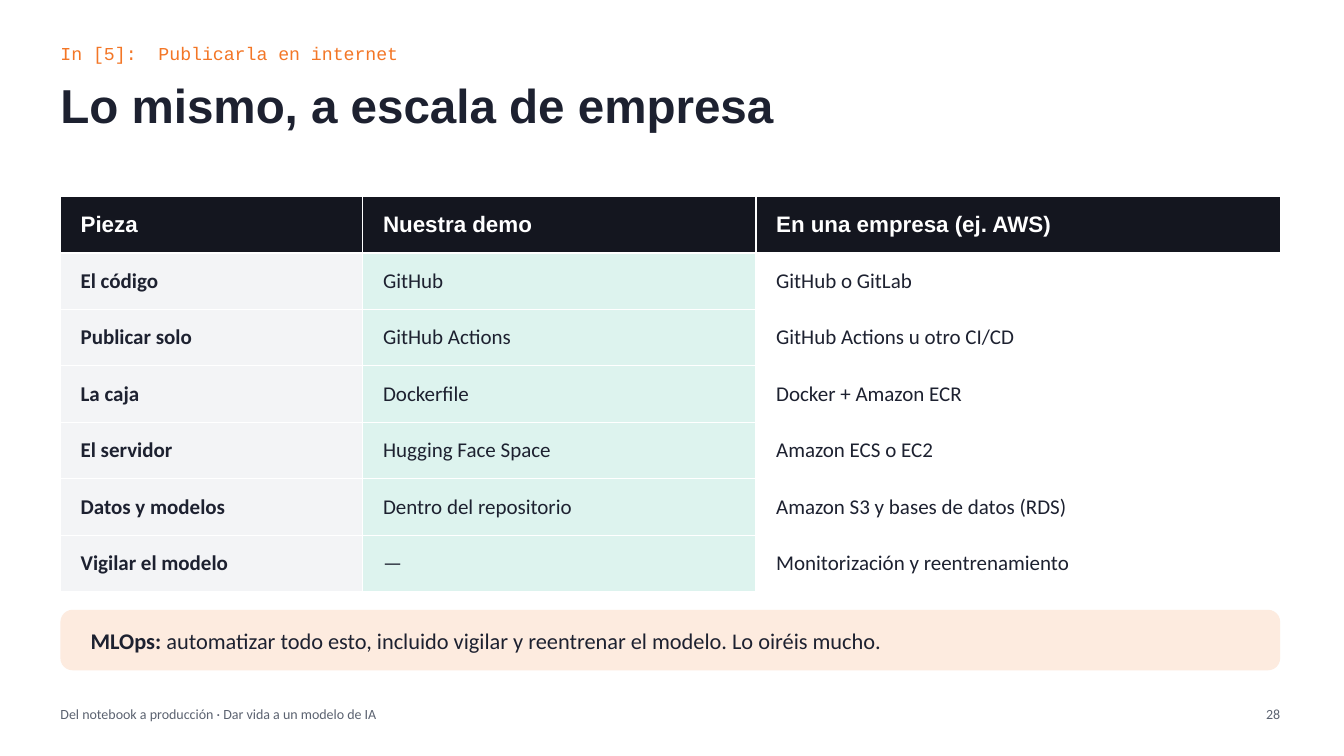
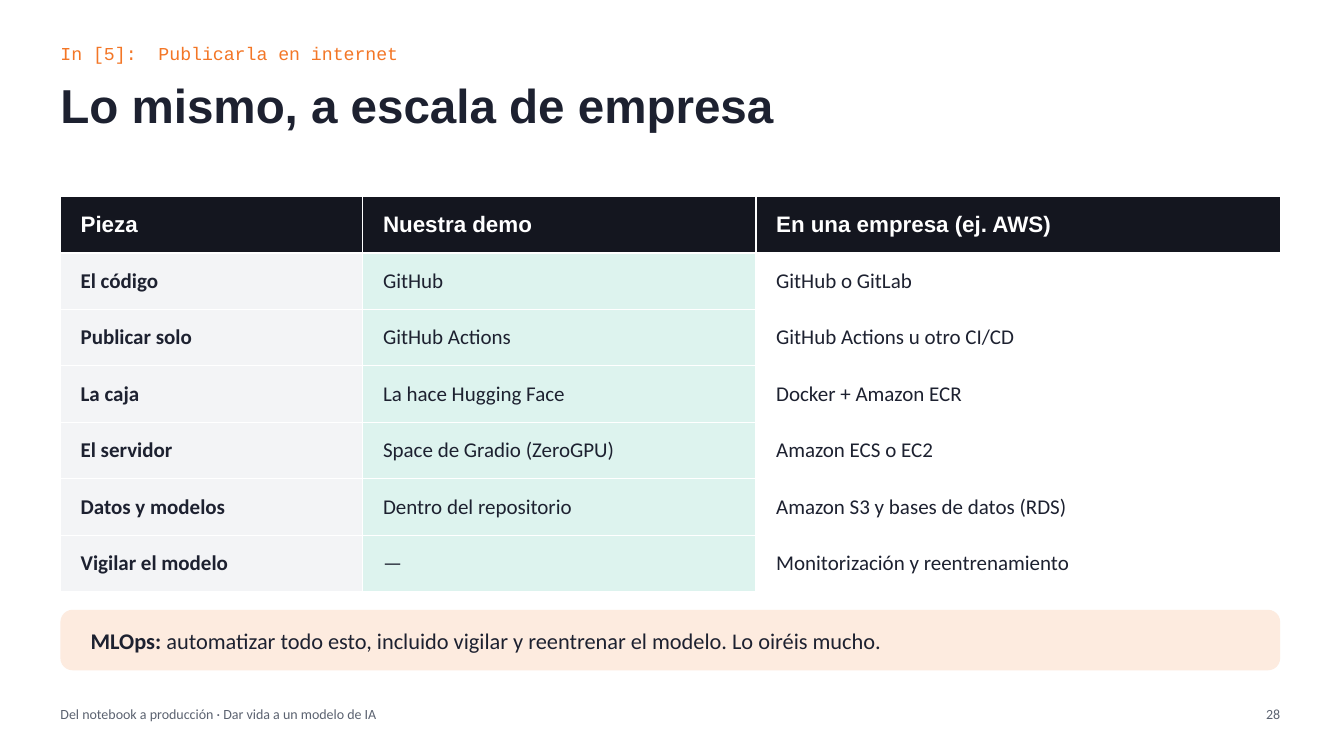
Before and after one commit to juaki0315/demo-icade, a slide deck: slide 28 of charla/Del_notebook_a_produccion.pptx. Drawn at 1344x756 pixels with LibreOffice and Linux fonts; fonts in the diff are those of the drawing. Boxes give left, top, right and bottom in pixels: in the first picture for what was removed or moved away, otherwise in the second. Text is boxed around its words. In the diff, an @@ line names an element or a change of style, - is before the commit and + after.

Commit message:
changed to gradio

```diff
--- a/charla/Del_notebook_a_produccion.pptx
+++ b/charla/Del_notebook_a_produccion.pptx
@@ table at [60, 197, 1280, 592] @@
-row 4, column 2: Dockerfile
+row 4, column 2: La hace Hugging Face
-row 5, column 2: Hugging Face Space
+row 5, column 2: Space de Gradio (ZeroGPU)
```
Also in this commit, not shown: 12 other slides changed, 1 slide added, 1 slide removed, 8 other files.
